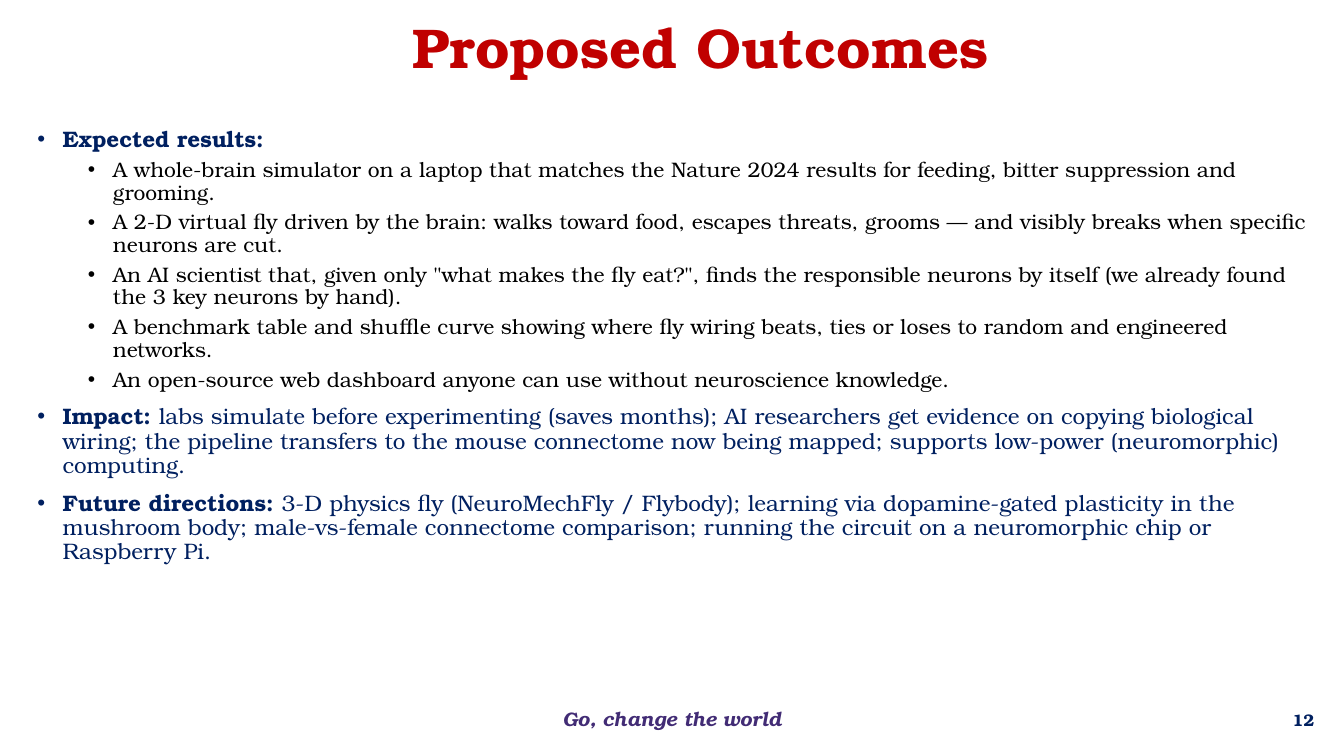
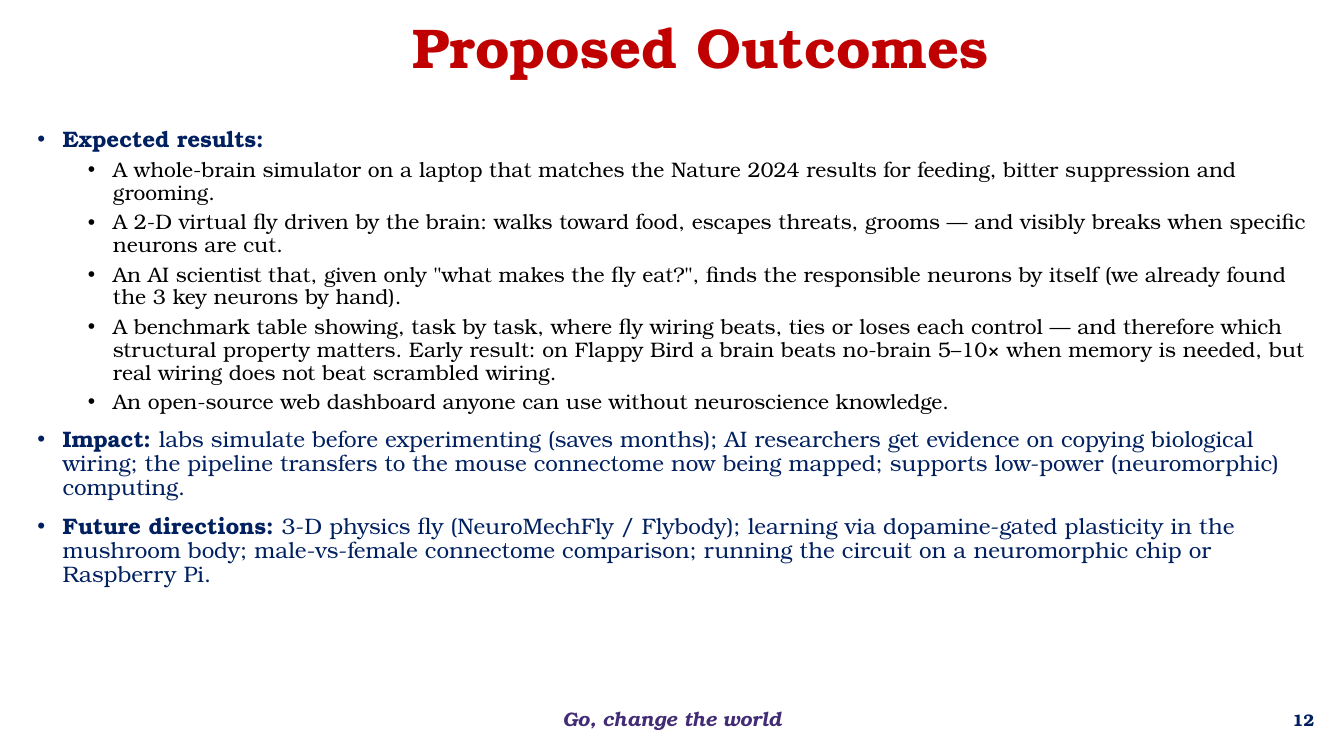
Before and after one commit to BHARATH9629/FlyBrainMappingSimulation, a slide deck: slide 12 of docs/EL_Phase1_Connectome_Lab.pptx. Drawn at 1344x756 pixels with LibreOffice and Linux fonts; fonts in the diff are those of the drawing; background and template pictures are left out. Boxes give left, top, right and bottom in pixels: in the first picture for what was removed or moved away, otherwise in the second. Text is boxed around its words. In the diff, an @@ line names an element or a change of style, - is before the commit and + after.

```diff
--- a/docs/EL_Phase1_Connectome_Lab.pptx
+++ b/docs/EL_Phase1_Connectome_Lab.pptx
@@ text at [113,318,1304,385]: text changed @@
-  • A benchmark table and shuffle curve showing where fly wiring beats, ties or loses to random and engineered networks.
+  • A benchmark table showing, task by task, where fly wiring beats, ties or loses each control — and therefore which structural property matters. Early result: on Flappy Bird a brain beats no-brain 5–10× when memory is needed, but real wiring does not beat scrambled wiring.
```
Also in this commit, not shown: 3 other slides changed, 6 other files.
